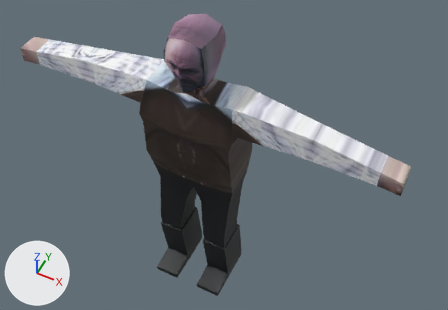
The FBX model 3D Models/MixamoRuiz.fbx, before and after one commit.
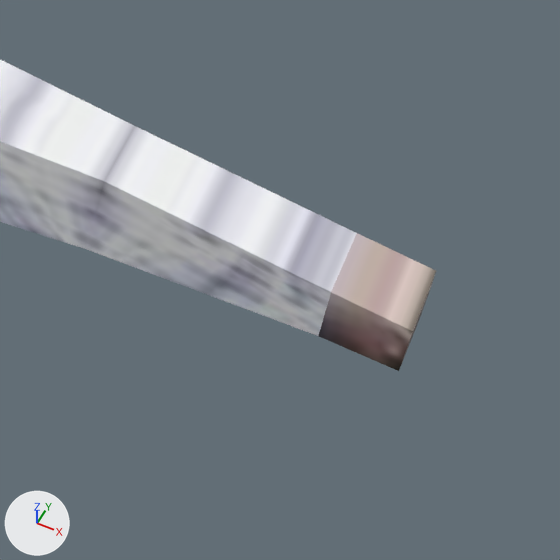
There are two pictures of each version: one whole from a 50 mm camera at (7.14, -12.44, 22.24) aimed at (0.74, 0.35, 6.25), one close up on the part from 63% to 100% of the width and 28% to 81% of the height. Every picture has the same lights, and +X, +Y and +Z are marked at lower left. The first two pictures are the older version. Where no turn or scale is listed for an object, it has been applied to the vertices.

Script lines for the objects in view, before the commit:
```python
me_cube_001 = bpy.data.meshes.new('Cube.001')
me_cube_001.from_pydata(...)  # 227 vertices, 232 faces; spans x -6.74..6.74, y -1.51..1.0, z 0.0..11.64
me_cube_001.materials.append(mat_material_001)  # picture img_ruiz_png
ob_ruiz = bpy.data.objects.new('Ruiz', me_cube_001)
ob_ruiz.location = (0.0, 0.0, 0.0)
```
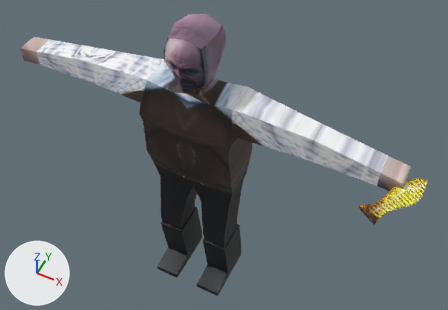
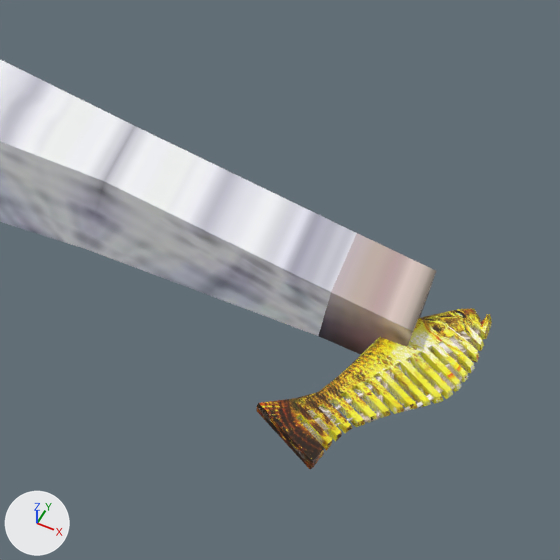
Pixel boxes [x1, y1, x2, y2] of what changed, in the close-ups (560 x 560 px):
'PeineDorado', added
    after: [257, 309, 492, 469]
'PeineFeo', added
    after: [301, 310, 481, 436]

Edits to the bpy script that builds the scene:
```text
Add img_peine_gold_png:
    img_peine_gold_png = load_image('Peine Gold.png', '../Textures/Peine Gold.png', 990, 742, 'sRGB')
Add img_peine_feo_png:
    img_peine_feo_png = load_image('Peine Feo.png', '../Textures/Peine Feo.png', 616, 224, 'Non-Color')
Add mat_material:
    mat_material = principled_material('Material')
    mat_material.texture = img_peine_gold_png
Add mat_material_002:
    mat_material_002 = bpy.data.materials.new('Material.002')
    # uses the picture img_peine_feo_png
Add me_cube_003:
    me_cube_003.from_pydata(...)  # 332 vertices, 167 faces; spans x 5.81..7.31, y -1.86..0.33, z 8.42..8.53
    me_cube_003.materials.append(mat_material)  # picture img_peine_gold_png
Add me_cube_002:
    me_cube_002.from_pydata(...)  # 81 vertices, 84 faces; spans x 5.81..7.31, y -1.86..0.33, z 8.46..8.5
    me_cube_002.materials.append(mat_material_002)
Add ob_peinedorado:
    ob_peinedorado = bpy.data.objects.new('PeineDorado', me_cube_003)
    ob_peinedorado.location = (0.0, 0.0, 0.0)
Add ob_peinefeo:
    ob_peinefeo = bpy.data.objects.new('PeineFeo', me_cube_002)
    ob_peinefeo.location = (0.0, 0.0, 0.0)
```
